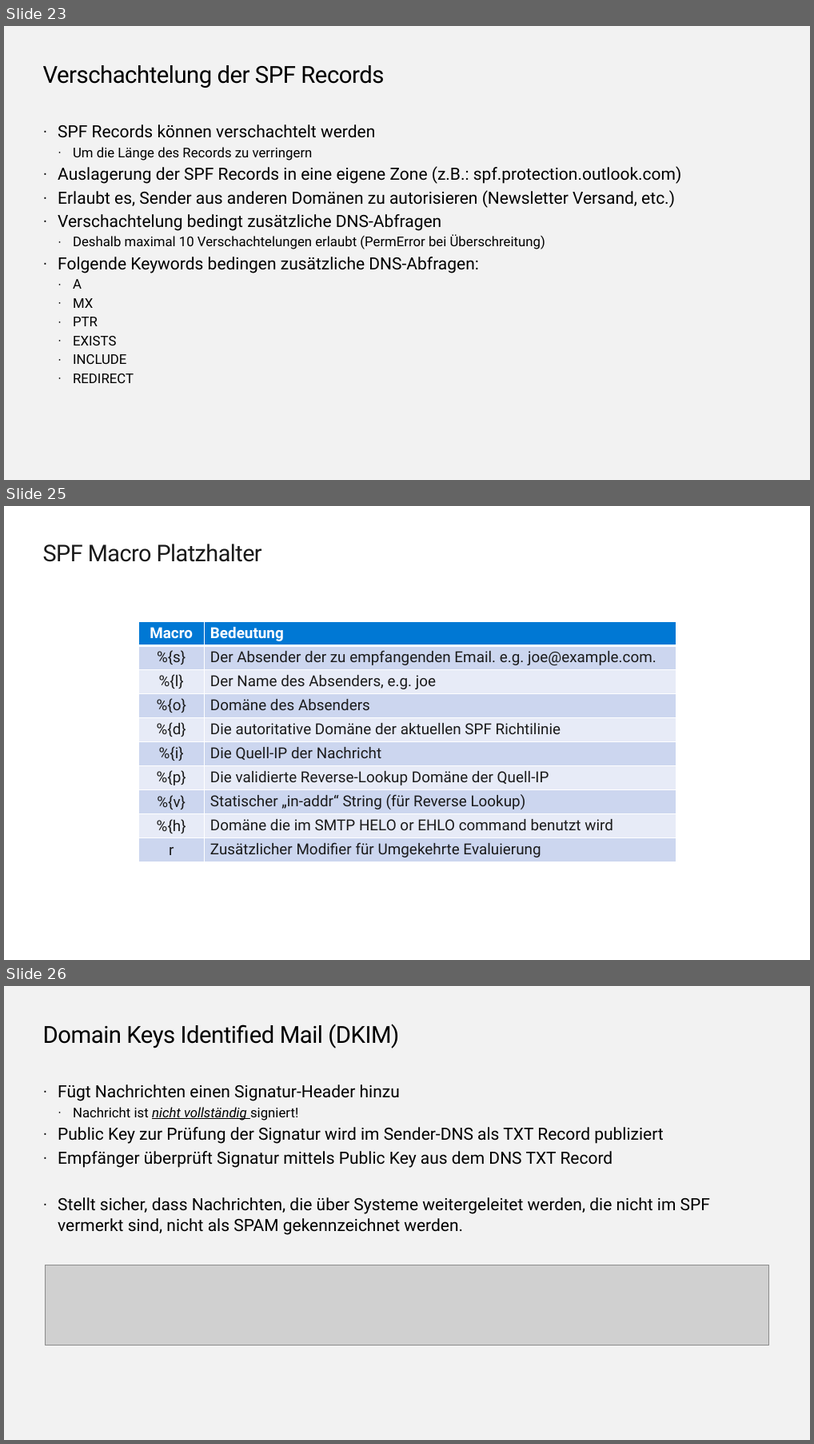
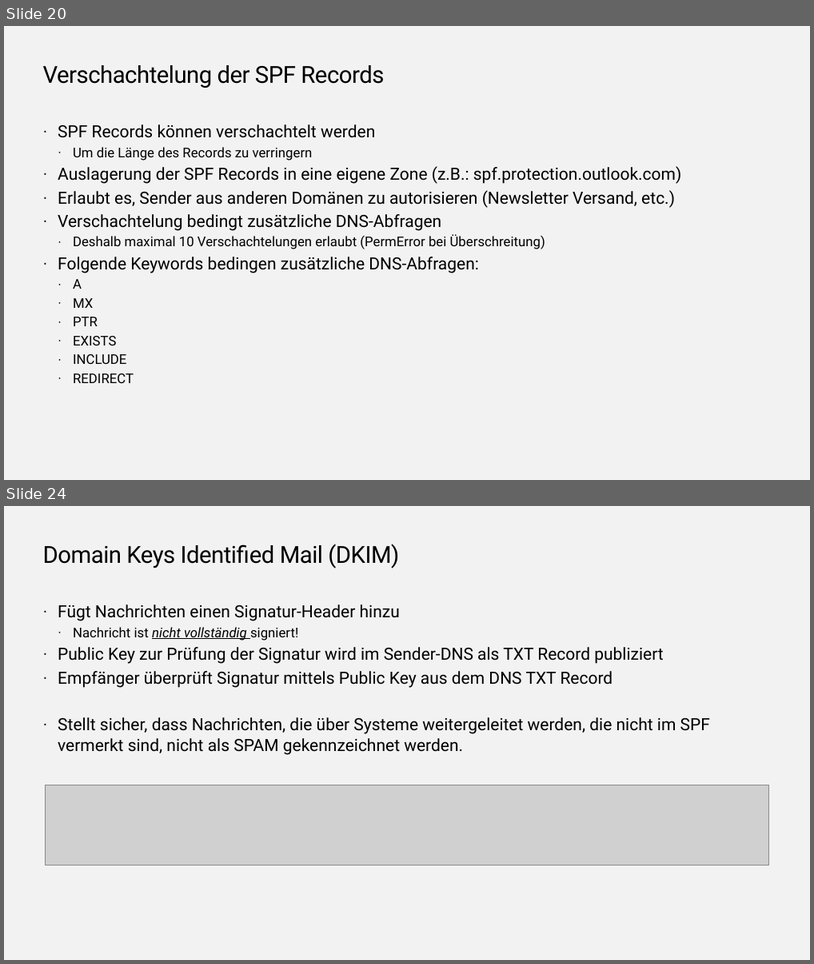
Before and after one commit to EnterpriseTrainingCenter/ExchangeServer, a slide deck: SMEXOP/SMEXOP_V1.0.pptx. Shown one above the other, each under a label of ours: slides 23, 25 and 26 before the commit, slides 20 and 24 after it; the slides between them are not shown. The pictures are 814x1444 and 814x964 pixels, drawn with LibreOffice and Linux fonts; fonts in the diff are those of the drawing; grey boxes stand for pictures; background and template pictures are left out. Boxes give left, top, right and bottom in pixels: in the first picture for what was removed or moved away, otherwise in the second. Text is boxed around its words. In the diff, an @@ line names an element or a change of style, - is before the commit and + after.

```diff
--- a/SMEXOP/SMEXOP_V1.0.pptx
+++ b/SMEXOP/SMEXOP_V1.0.pptx
@@ slide 25 removed at [4, 506, 810, 960], background #FFFFFF @@
@@ title removed at [43, 544, 262, 562] @@
-SPF Macro Platzhalter
@@ table removed at [138, 621, 676, 862], 10 rows, 2 columns @@
-Macro | Bedeutung
-%{s} | Der Absender der zu empfangenden Email. e.g. joe@example.com.
-%{l} | Der Name des Absenders, e.g. joe
-%{o} | Domäne des Absenders
-%{d} | Die autoritative Domäne der aktuellen SPF Richtilinie
-%{i} | Die Quell-IP der Nachricht
-%{p} | Die validierte Reverse-Lookup Domäne der Quell-IP
-%{v} | Statischer „in-addr“ String (für Reverse Lookup)
-%{h} | Domäne die im SMTP HELO or EHLO command benutzt wird
-r | Zusätzlicher Modifier für Umgekehrte Evaluierung
@@ what was slide 23 is now slide 20 @@
@@ what was slide 26 is now slide 24 @@
```
Also in this commit, not shown: 8 slides changed, 3 other slides removed.
